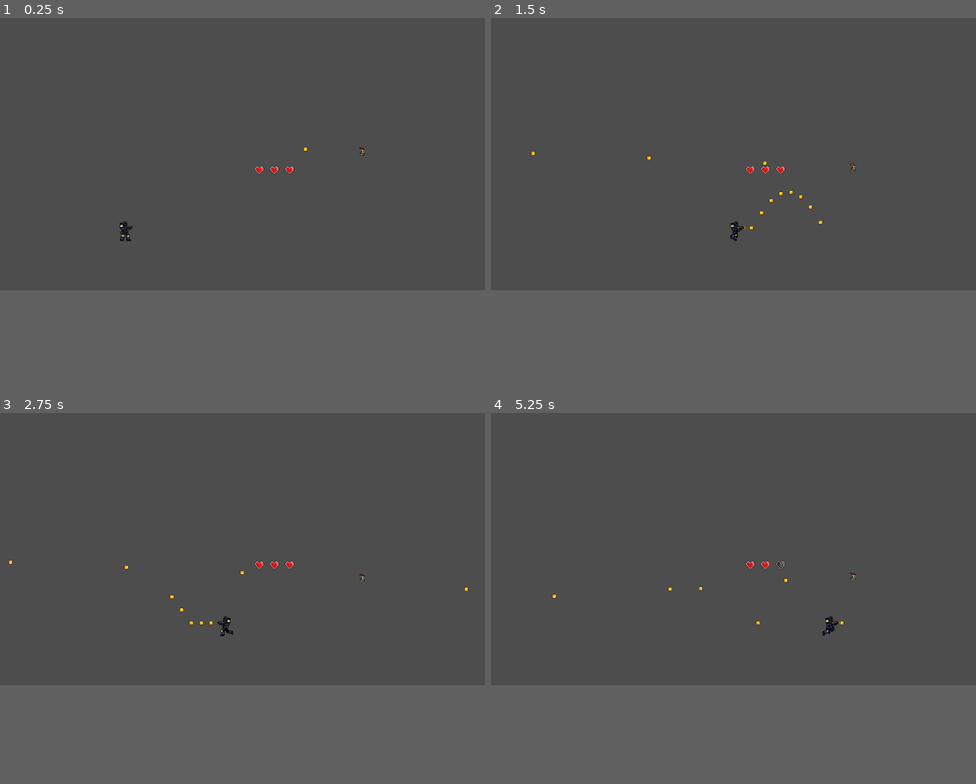
Above: before the commit, frames 1-4 (two rows, left to right).
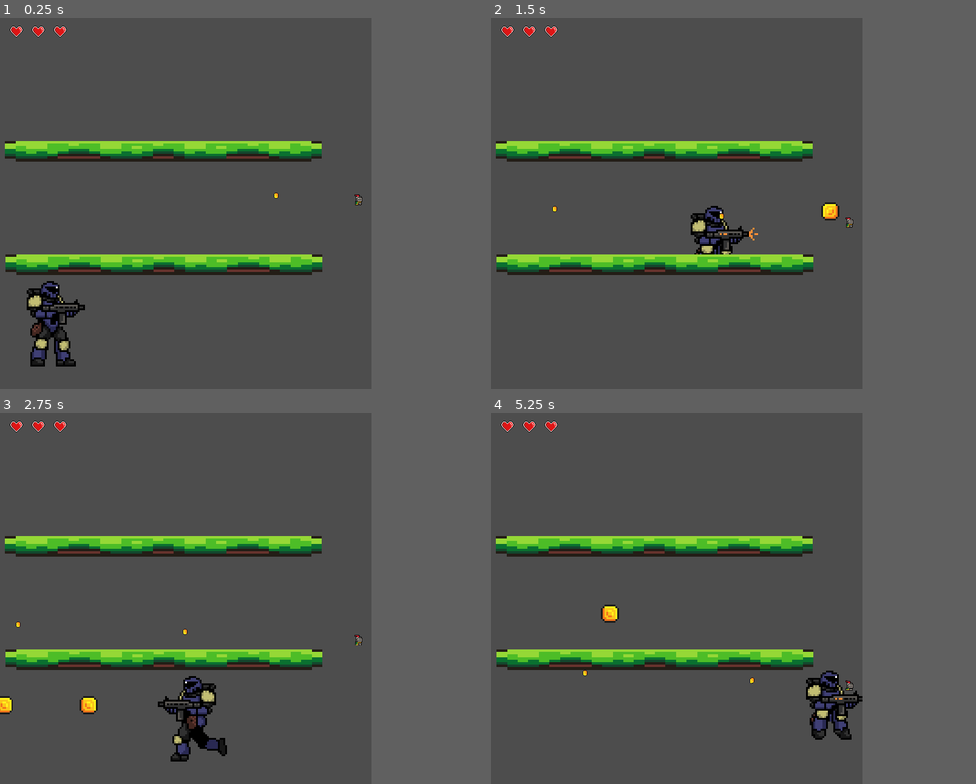
Above: after the commit, the same moments.

Repository: MihneaTudor/Fruit-Marine
Game: Godot game, scene res://Scenes/game.tscn
Two runs of this game, one before a commit and one after it. Both use one fixed random seed, a clock stepped at 60 frames per second and the inputs below.
Inputs:
- Up to frame 1 (0.25 s): no input
- Up to frame 2 (1.5 s): tap Enter (ui_accept) at 0.5, 0.77 s; hold F (shoot) 0.53-1.28 s; hold Right (ui_right) from 0.53 s (still down); tap F (shoot) at 1.35 s
- Up to frame 3 (2.75 s): tap Enter (ui_accept) at 1.52 s; release Right (ui_right) at 2.03 s; hold Left (ui_left) from 2.03 s (still down); hold F (shoot) from 2.03 s (still down)
- Up to frame 4 (5.25 s): release Left (ui_left) at 2.78 s; release F (shoot) at 2.78 s; hold Right (ui_right) 2.78-4.28 s; tap F (shoot) at 2.85, 4.35 s; tap Enter (ui_accept) at 3.02, 3.77, 4.52 s; hold F (shoot) 3.53-4.28 s; hold Left (ui_left) 4.28-5.03 s; hold Right (ui_right) from 5.03 s (still down); hold F (shoot) from 5.03 s (still down)
In our replay, the window is 799x449 before the commit and 612x612 after it. These sizes can differ from the game's own. Grey fills any space a smaller window leaves; there, only what the larger window draws over its background counts as a difference.

The runs differ from the first frame. In frame 1, 9.2% of the frame differs, in the area x 1-76%, y 2-94%; in frame 2, 8.7%; in frame 3, 9.5%, in the area x 0-97%, y 2-94%; in frame 4, 9.1%.
Error after the commit: Invalid call. Nonexistent function 'take_damage' in base 'AnimatableBody2D'. (res://Scripts/glont_zburat.gd:10)

Commit message:
Boss HP

Diff:
--- a/fruit-marine-game/Scenes/Player.tscn
+++ b/fruit-marine-game/Scenes/Player.tscn
@@ -152,7 +152,6 @@
 
 [node name="player" type="CharacterBody2D"]
 position = Vector2(0, 5)
-collision_layer = 2147483649
 script = ExtResource("1_5al3x")
 
 [node name="BottomSprite" type="AnimatedSprite2D" parent="."]
--- /dev/null
+++ b/fruit-marine-game/Scenes/boss_ammo_type_1.tscn
@@ -0,0 +1,19 @@
+[gd_scene load_steps=4 format=3 uid="uid://c780esabjvyoo"]
+
+[ext_resource type="Texture2D" uid="uid://dxb00ffsbr38y" path="res://Assests/sprites/coin.png" id="1_mxunj"]
+[ext_resource type="Script" path="res://Scripts/glont_zburat.gd" id="1_t1pyy"]
+
+[sub_resource type="CircleShape2D" id="CircleShape2D_8v001"]
+radius = 5.0
+
+[node name="Boss_Ammo-Type1" type="Area2D"]
+script = ExtResource("1_t1pyy")
+
+[node name="CollisionShape2D" type="CollisionShape2D" parent="."]
+position = Vector2(0, 1)
+shape = SubResource("CircleShape2D_8v001")
+
+[node name="Sprite2D" type="Sprite2D" parent="."]
+texture = ExtResource("1_mxunj")
+region_enabled = true
+region_rect = Rect2(80, 0, 15, 15)
--- a/fruit-marine-game/Scenes/game.tscn
+++ b/fruit-marine-game/Scenes/game.tscn
@@ -1,16 +1,17 @@
-[gd_scene load_steps=8 format=3 uid="uid://dnwkxyttqpq3a"]
+[gd_scene load_steps=9 format=3 uid="uid://dnwkxyttqpq3a"]
 
 [ext_resource type="Script" path="res://Scripts/Inimioare_settup1.gd" id="1_hhg6o"]
 [ext_resource type="PackedScene" uid="uid://dkayc8u0sdaud" path="res://Scenes/Player.tscn" id="1_ufoxo"]
 [ext_resource type="PackedScene" uid="uid://dw1chw3ljlto6" path="res://Scenes/Boss_Template.tscn" id="2_hovfv"]
 [ext_resource type="Texture2D" uid="uid://wbhox3r32lx2" path="res://Assests/sprites/HeartEmpty.png" id="3_i7jr5"]
 [ext_resource type="Texture2D" uid="uid://bmm6gw6xdlguc" path="res://Assests/sprites/HeartFull.png" id="3_sftiq"]
+[ext_resource type="PackedScene" uid="uid://610qve36s4li" path="res://Scenes/platform_template.tscn" id="6_e3xop"]
 
 [sub_resource type="WorldBoundaryShape2D" id="WorldBoundaryShape2D_60vjs"]
-distance = -77.0
+distance = -139.0
 
 [sub_resource type="WorldBoundaryShape2D" id="WorldBoundaryShape2D_12j6w"]
-normal = Vector2(0.00480764, 0.999988)
+normal = Vector2(0.00584785, 0.999983)
 distance = -25.9757
 
 [node name="Node2D" type="Node2D"]
@@ -19,10 +20,10 @@
 follow_viewport_enabled = true
 
 [node name="HBoxContainer" type="HBoxContainer" parent="UI" node_paths=PackedStringArray("player")]
-offset_left = 10.0
-offset_top = 10.0
-offset_right = 119.0
-offset_bottom = 42.0
+offset_left = -307.0
+offset_top = -312.0
+offset_right = -203.0
+offset_bottom = -280.0
 alignment = 1
 script = ExtResource("1_hhg6o")
 HeartFull = ExtResource("3_sftiq")
@@ -42,7 +43,8 @@
 texture = ExtResource("3_sftiq")
 
 [node name="CharacterBody2D" parent="." instance=ExtResource("1_ufoxo")]
-position = Vector2(-292, 154)
+position = Vector2(-238, 164)
+scale = Vector2(2.98788, 2.99503)
 
 [node name="Camera2D" type="Camera2D" parent="."]
 position = Vector2(-12, -12)
@@ -58,7 +60,16 @@
 shape = SubResource("WorldBoundaryShape2D_60vjs")
 
 [node name="World Border Up" type="StaticBody2D" parent="."]
-position = Vector2(-137, -178)
+position = Vector2(-136, -201)
 
 [node name="CollisionShape2D" type="CollisionShape2D" parent="World Border Up"]
+position = Vector2(-15, -113)
 shape = SubResource("WorldBoundaryShape2D_12j6w")
+
+[node name="Platform_Template" parent="." instance=ExtResource("6_e3xop")]
+position = Vector2(-169, 79)
+scale = Vector2(9.31567, 1.76734)
+
+[node name="Platform_Template2" parent="." instance=ExtResource("6_e3xop")]
+position = Vector2(-170, -108)
+scale = Vector2(9.31567, 1.76734)
--- a/fruit-marine-game/Scenes/glont_template.tscn
+++ b/fruit-marine-game/Scenes/glont_template.tscn
@@ -22,7 +22,6 @@
 radius = 5.09902
 
 [node name="Glont_Template" type="Area2D"]
-collision_mask = 2147483648
 script = ExtResource("1_byixv")
 
 [node name="AnimatedSprite2D" type="AnimatedSprite2D" parent="."]
--- /dev/null
+++ b/fruit-marine-game/Scenes/platform_template.tscn
@@ -0,0 +1,21 @@
+[gd_scene load_steps=3 format=3 uid="uid://610qve36s4li"]
+
+[ext_resource type="Texture2D" uid="uid://c45iggowdq5s" path="res://Assests/sprites/platforms.png" id="1_iuu65"]
+
+[sub_resource type="SegmentShape2D" id="SegmentShape2D_x2shy"]
+a = Vector2(-10, -1)
+b = Vector2(14, 0)
+
+[node name="Platform_Template" type="AnimatableBody2D"]
+
+[node name="CollisionShape2D" type="CollisionShape2D" parent="."]
+position = Vector2(-1, 1)
+shape = SubResource("SegmentShape2D_x2shy")
+one_way_collision = true
+
+[node name="Sprite2D" type="Sprite2D" parent="."]
+position = Vector2(13, 5.5)
+scale = Vector2(1.86667, 2.375)
+texture = ExtResource("1_iuu65")
+region_enabled = true
+region_rect = Rect2(17, 1, 30, 8)
--- a/fruit-marine-game/Scripts/Mob_Movement_base.gd
+++ b/fruit-marine-game/Scripts/Mob_Movement_base.gd
@@ -1,10 +1,12 @@
 extends RigidBody2D
 
-var scene = load("res://Scenes/glont_template.tscn")
-const Speed=30
-var direction=1
+var scene = load("res://Scenes/boss_ammo_type_1.tscn")
+const Speed = 30
+var direction = 1
+var max_health = 1
 @onready var ray_cast_up= $RayCastUp
 @onready var ray_cast_down=$RayCastDown
+var current_health: int
 
 func _process(delta: float) -> void:
 	if ray_cast_down.is_colliding():
@@ -15,8 +17,21 @@
 		shoot()
 	linear_velocity.y = direction * Speed
 
+
+func _ready():
+	current_health = max_health
+	#health_changed.emit(current_health)  # Emit signal for UI
+
+
 func shoot():
 	var b = scene.instantiate()
 	owner.add_child(b)
 	b.global_transform = $Marker2D.global_transform
 	$Timer.start()
+
+func take_damage(amount: int):
+	current_health -= amount
+	current_health = max(0, current_health)  # Prevent negative HP
+	#health_changed.emit(current_health)
+	if current_health == 0:
+		print("DA SA MOARA MAMA")
--- a/fruit-marine-game/Scripts/glont_zburat.gd
+++ b/fruit-marine-game/Scripts/glont_zburat.gd
@@ -5,7 +5,7 @@
 func _physics_process(delta):
 	position += transform.x * speed * delta
 
-
 func _on_body_entered(body: Node2D) -> void:
+	print("PULA")
 	body.take_damage(1)
 	self.queue_free()
--- a/fruit-marine-game/Scripts/player_movement.gd
+++ b/fruit-marine-game/Scripts/player_movement.gd
@@ -3,7 +3,7 @@
 var scene = load("res://Scenes/glont_template.tscn")
 
 @export var SPEED: float = 300.0
-@export var JUMP_VELOCITY: float = -400.0
+@export var JUMP_VELOCITY: float = -600.0
 @export var  shootTime: float = 0.1
 @export var max_health: int = 3
 
@@ -36,6 +36,8 @@
 
 	if Input.is_action_pressed("shoot") and $Timer.is_stopped():
 		shoot()
+	if Input.is_action_pressed("Down"):
+		drop()
 
 	if Input.is_action_just_pressed("ui_accept"):
 		$JumpBuffer.start()
@@ -71,7 +73,6 @@
 
 func shoot():
 	$TopSprite.play("Shooting")
-
 	var b = scene.instantiate()
 	owner.add_child(b)
 	b.global_transform = $Marker2D.global_transform
@@ -79,3 +80,6 @@
 
 func die():
 	get_node("CollisionShape2D").queue_free()
+
+func drop():
+	position.y += 1
--- a/fruit-marine-game/project.godot
+++ b/fruit-marine-game/project.godot
@@ -14,6 +14,11 @@
 run/main_scene="res://Scenes/game.tscn"
 config/features=PackedStringArray("4.3", "Forward Plus")
 config/icon="res://icon.svg"
+
+[display]
+
+window/size/viewport_width=612
+window/size/viewport_height=612
 
 [input]
 
@@ -42,6 +47,11 @@
 "events": [Object(InputEventKey,"resource_local_to_scene":false,"resource_name":"","device":-1,"window_id":0,"alt_press …(191 unchanged characters)…
 ]
 }
+Down={
+"deadzone": 0.5,
+"events": [Object(InputEventKey,"resource_local_to_scene":false,"resource_name":"","device":-1,"window_id":0,"alt_pressed":false,"shift_pressed":false,"ctrl_pressed":false,"meta_pressed":false,"pressed":false,"keycode":0,"physical_keycode":4194322,"key_label":0,"unicode":0,"location":0,"echo":false,"script":null)
+]
+}
 
 [physics]
 
